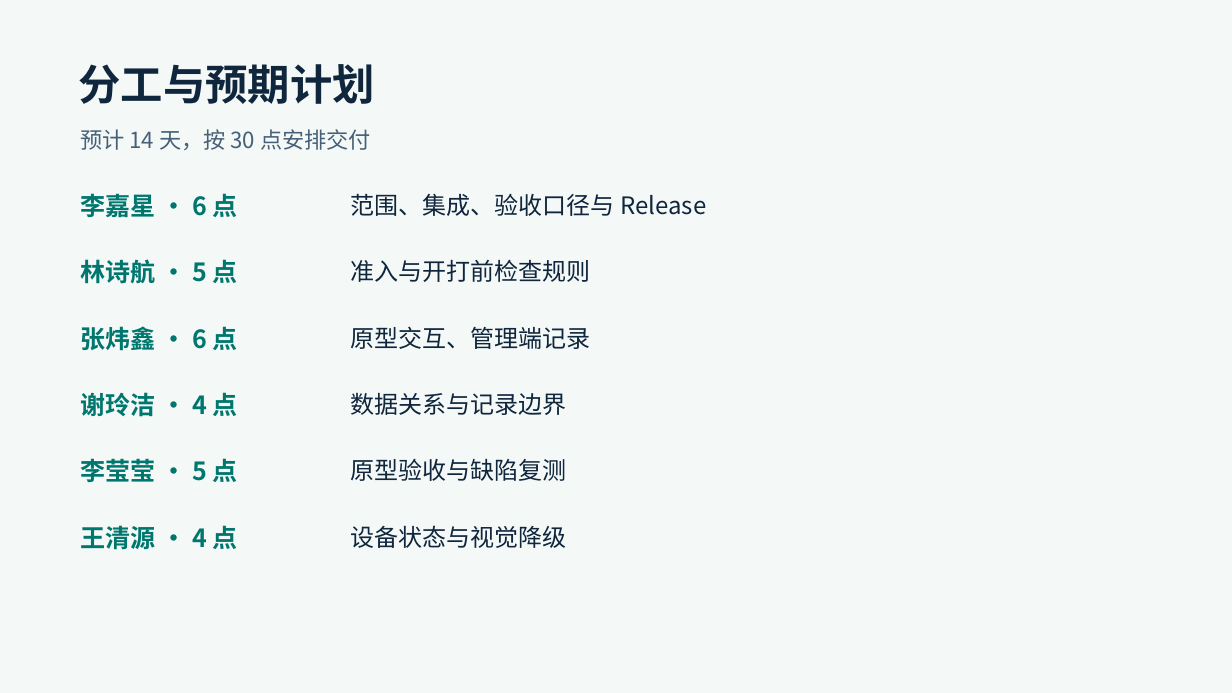
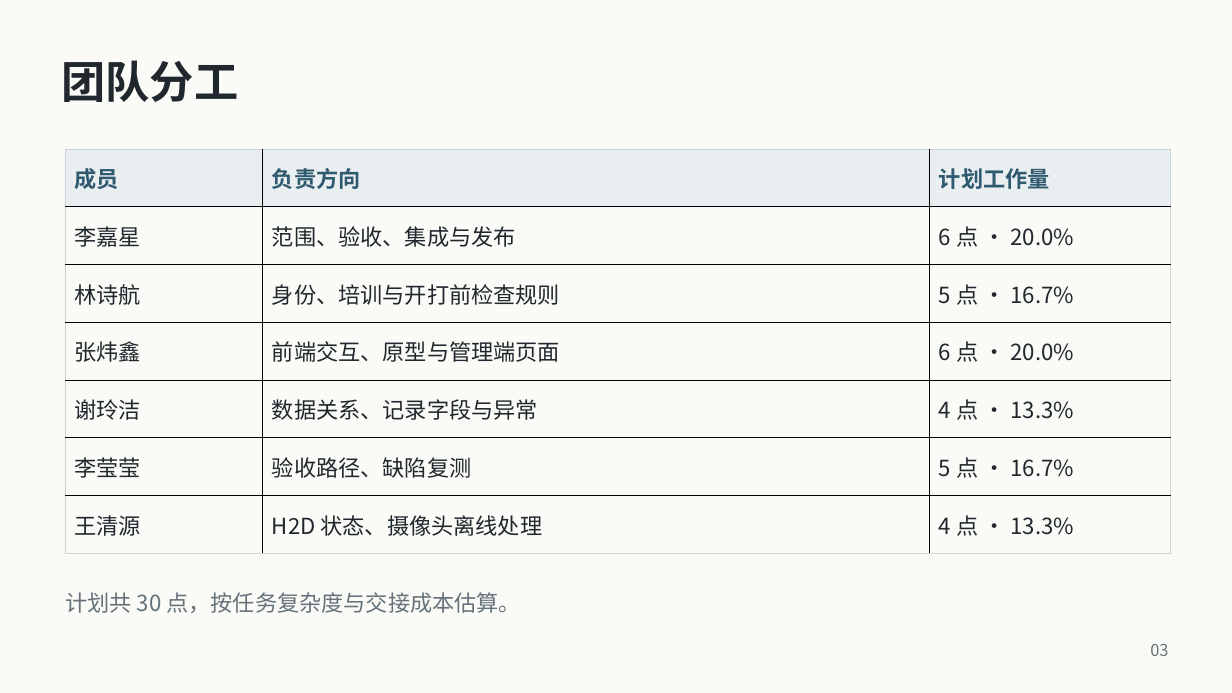
Before and after one commit to 2022260505/LabMate, a slide deck: slide 3 of alpha/LabMate-Alpha.pptx (slide 2 before the commit). Drawn at 1232x693 pixels with LibreOffice and Linux fonts; fonts in the diff are those of the drawing. Boxes give left, top, right and bottom in pixels: in the first picture for what was removed or moved away, otherwise in the second. Text is boxed around its words. In the diff, an @@ line names an element or a change of style, - is before the commit and + after.

```diff
--- a/alpha/LabMate-Alpha.pptx
+++ b/alpha/LabMate-Alpha.pptx
@@ background #F4F9F8 to #FAFAF7 @@
@@ text "团队分工" at (62, 60, 239, 102): vertical alignment top to middle @@
@@ text at (62, 60, 239, 102): text changed; size 33 to 34.5 pt; text colour #10263D to #20282D @@
-分工与预期计划
+团队分工
@@ table added at (66, 149, 1171, 554), 7 rows, 3 columns @@
+成员 | 负责方向 | 计划工作量
+李嘉星 | 范围、验收、集成与发布 | 6 点 · 20.0%
+林诗航 | 身份、培训与开打前检查规则 | 5 点 · 16.7%
+张炜鑫 | 前端交互、原型与管理端页面 | 6 点 · 20.0%
+谢玲洁 | 数据关系、记录字段与异常 | 4 点 · 13.3%
+李莹莹 | 验收路径、缺陷复测 | 5 点 · 16.7%
+王清源 | H2D 状态、摄像头离线处理 | 4 点 · 13.3%
@@ text removed at (80, 129, 371, 150) @@
-预计 14 天，按 30 点安排交付
@@ text removed at (80, 193, 238, 218) @@
-李嘉星 · 6 点
@@ text removed at (351, 193, 706, 216) @@
-范围、集成、验收口径与 Release
@@ text removed at (80, 259, 238, 284) @@
-林诗航 · 5 点
@@ text removed at (351, 260, 591, 282) @@
-准入与开打前检查规则
@@ text removed at (80, 326, 238, 351) @@
-张炜鑫 · 6 点
@@ text removed at (351, 326, 591, 349) @@
-原型交互、管理端记录
@@ text removed at (80, 392, 238, 417) @@
-谢玲洁 · 4 点
@@ text removed at (351, 393, 567, 415) @@
-数据关系与记录边界
@@ text removed at (80, 458, 238, 482) @@
-李莹莹 · 5 点
@@ text removed at (351, 458, 567, 481) @@
-原型验收与缺陷复测
@@ text removed at (80, 525, 238, 550) @@
-王清源 · 4 点
@@ text removed at (351, 525, 567, 548) @@
-设备状态与视觉降级
@@ text added at (65, 592, 521, 613), 17.2 pt, text #65727A @@
+计划共 30 点，按任务复杂度与交接成本估算。
@@ text added at (1150, 644, 1168, 656), 12.8 pt, text #65727A @@
+03
```
Also in this commit, not shown: 11 slides added, 6 slides removed, 1 other file.
